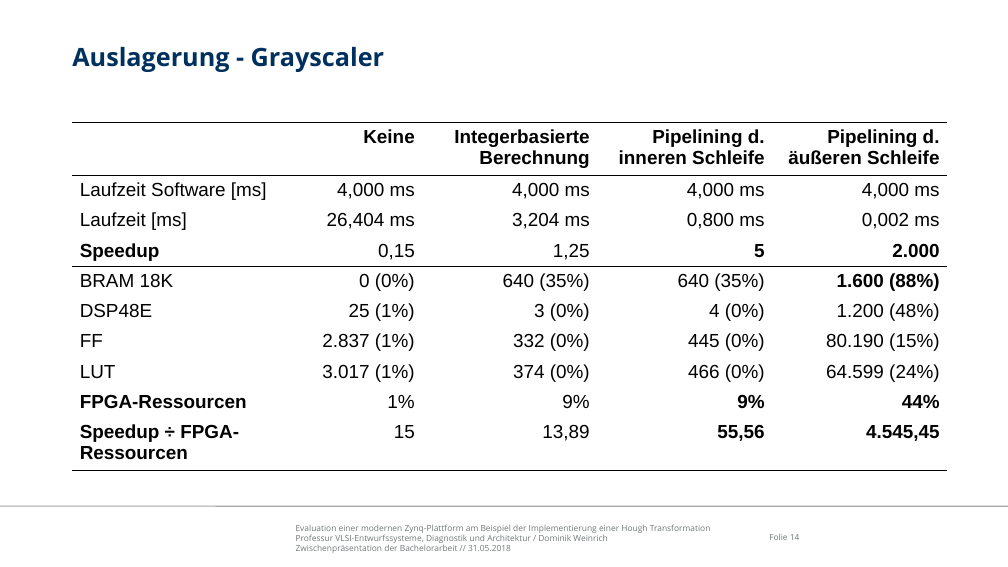
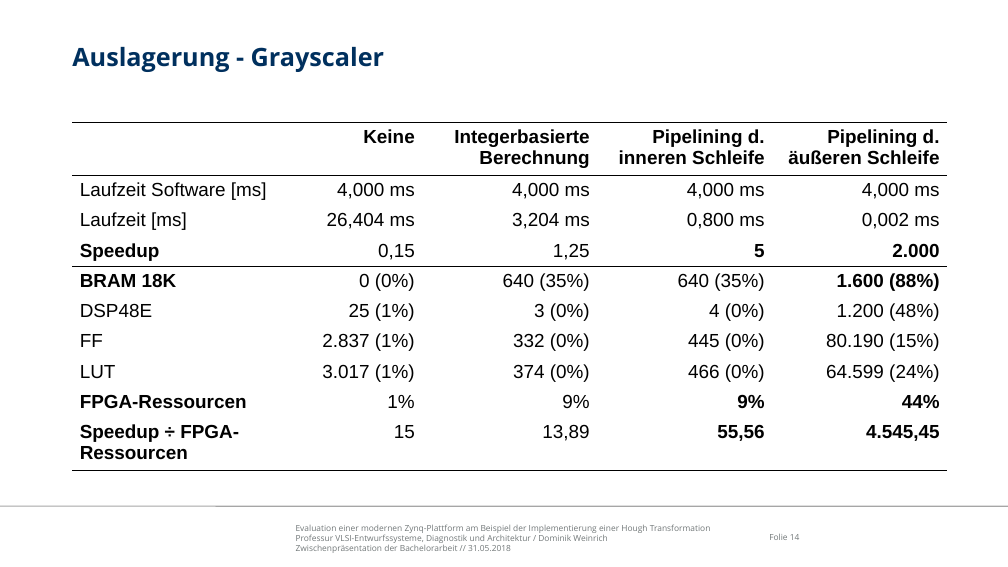
Before and after one commit to freeDom-/hough, a slide deck: slide 14 of Verteidigung/Verteidigung.odp. Drawn at 1008x567 pixels with LibreOffice and Linux fonts; fonts in the diff are those of the drawing; background and template pictures are left out. Boxes give left, top, right and bottom in pixels: in the first picture for what was removed or moved away, otherwise in the second. Text is boxed around its words. In the diff, an @@ line names an element or a change of style, - is before the commit and + after.

```diff
--- a/Verteidigung/Verteidigung.odp
+++ b/Verteidigung/Verteidigung.odp
@@ table at (73,123,947,464) @@
@@ bold on in "BRAM 18K" @@
```
Also in this commit, not shown: 2 other slides changed, 2 slides added, 2 other files.
